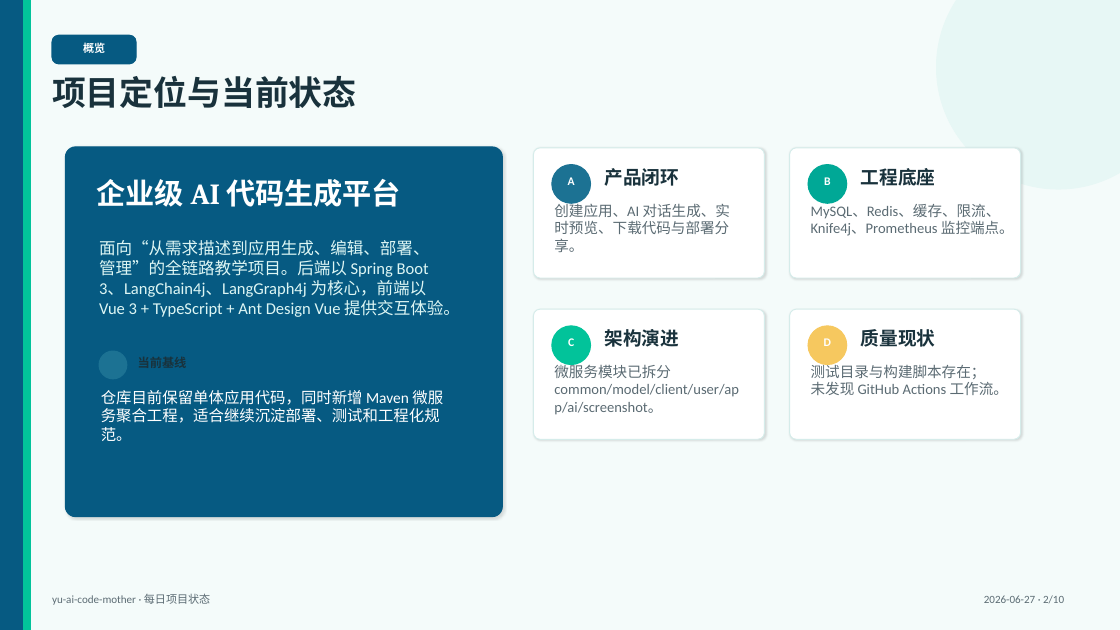
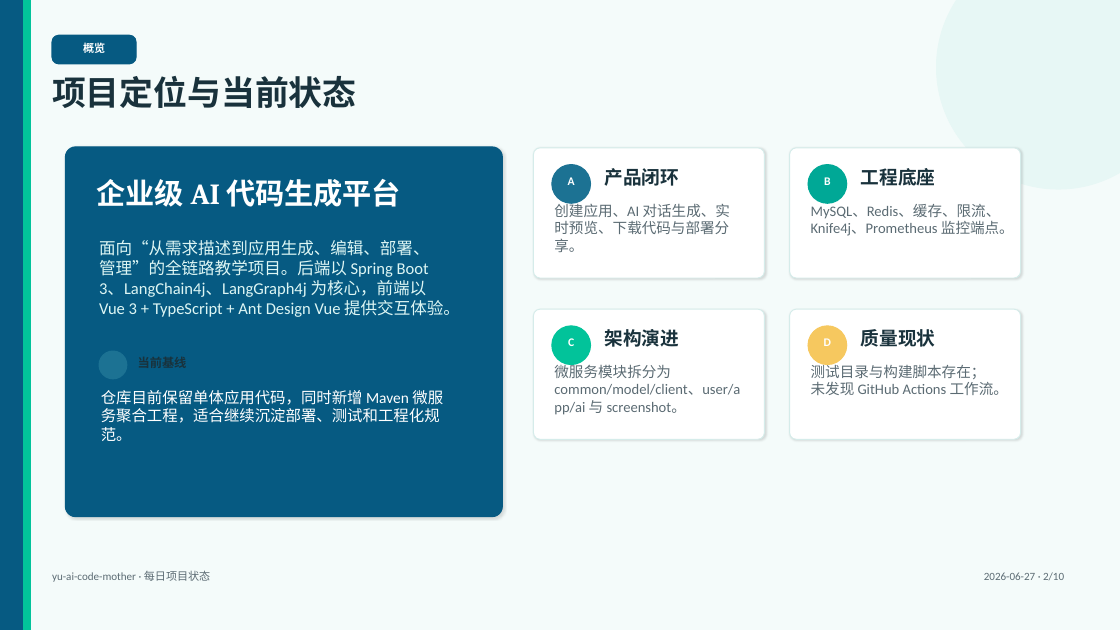
Before and after one commit to liyupi/yu-ai-code-mother, a slide deck: slide 2 of docs/reports/project-status-2026-06-27.pptx. Drawn at 1120x630 pixels with LibreOffice and Linux fonts; fonts in the diff are those of the drawing. Boxes give left, top, right and bottom in pixels: in the first picture for what was removed or moved away, otherwise in the second. Text is boxed around its words. In the diff, an @@ line names an element or a change of style, - is before the commit and + after.

```diff
--- a/docs/reports/project-status-2026-06-27.pptx
+++ b/docs/reports/project-status-2026-06-27.pptx
@@ text at bbox=[554, 363, 740, 415]: text changed @@
-微服务模块已拆分 common/model/client/user/app/ai/screenshot。
+微服务模块拆分为 common/model/client、user/app/ai 与 screenshot。
@@ text "yu-ai-code-mother · 每日项目状态": place and size @@
-text "yu-ai-code-mother · 每日项目状态" at bbox=[52, 593, 210, 605]
+text "yu-ai-code-mother · 每日项目状态" at bbox=[52, 570, 210, 582]
@@ text "2026-06-27 · 2/10": place and size @@
-text "2026-06-27 · 2/10" at bbox=[984, 595, 1064, 603]
+text "2026-06-27 · 2/10" at bbox=[984, 572, 1064, 580]
```
Also in this commit, not shown: 9 other slides changed.
